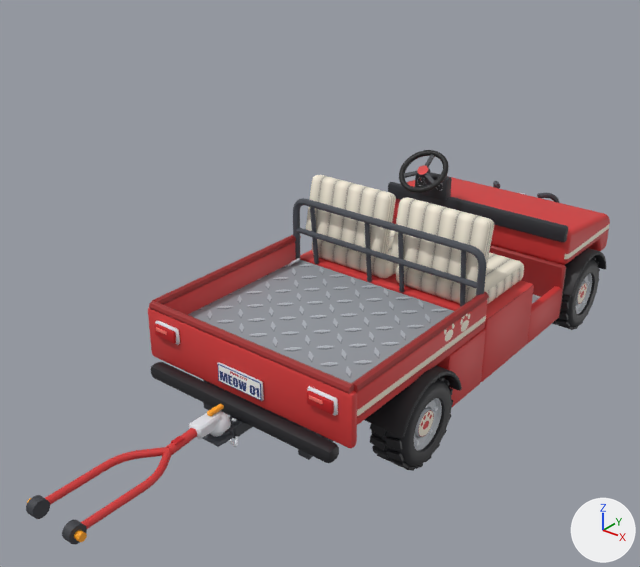
Before and after pictures for a commit that changed the FBX model assets/caddy/caddy.fbx.
Camera for both pictures: a 50 mm camera at (9.12, -14.39, 9.9) aimed at (-0.33, -2.59, 2.59). Arrows for +X, +Y and +Z are at lower right; the lights stay in place. The picture after the commit comes second.

Before the edit, the objects in view are built like this:
```python
me_steeringwheel = bpy.data.meshes.new('SteeringWheel')
me_steeringwheel.from_pydata(...)  # 424 vertices, 400 faces; spans x -0.585..0.585, y -0.473..0.473, z -0.385..0.385
me_steeringwheel.materials.append(mat_caddymat)  # picture img_caddy_texture_red_png
me_towbar = bpy.data.meshes.new('TowBar')
me_towbar.from_pydata(...)  # 606 vertices, 558 faces; spans x -0.6..0.6, y -1.8..1.8, z -0.18..0.18
me_towbar.materials.append(mat_caddymat)  # picture img_caddy_texture_red_png
me_wheelfr = bpy.data.meshes.new('WheelFR')
me_wheelfr.from_pydata(...)  # 1564 vertices, 1586 faces; spans x -0.38..0.38, y -0.87..0.87, z -0.87..0.87
me_wheelfr.materials.append(mat_caddymat)  # picture img_caddy_texture_red_png
ob_steeringwheel = bpy.data.objects.new('SteeringWheel', me_steeringwheel)
ob_steeringwheel.location = (-1.06, 2.08, 3.42)
ob_towbar = bpy.data.objects.new('TowBar', me_towbar)
ob_towbar.location = (0.0, -7.34, 1.41)
ob_wheelfr = bpy.data.objects.new('WheelFR', me_wheelfr)
ob_wheelfr.location = (2.15, 3.55, 0.85)
# also in view: 'WheelRR' at (2.15, -3.05, 0.85); 'Body' at (0.0, -0.03, 2.18)
```
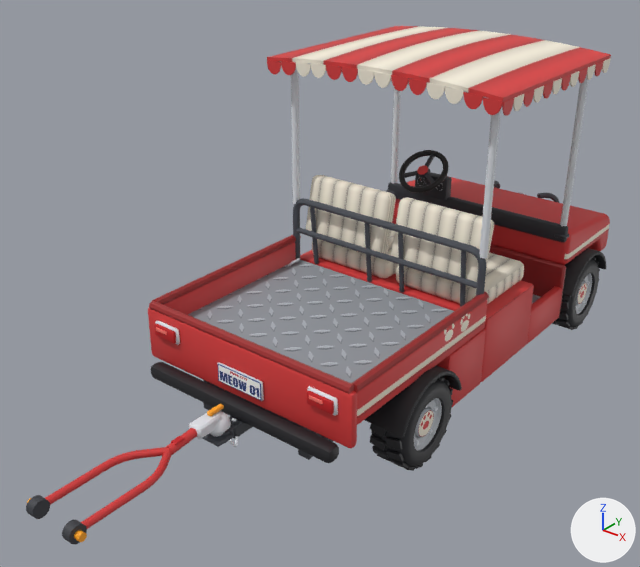
Diff of the bpy script that builds the scene:
```diff
--- a/assets/caddy/caddy.fbx.py
+++ b/assets/caddy/caddy.fbx.py
@@ me_canopy @@
+me_canopy.from_pydata(...)  # 1780 vertices, 1370 faces; spans x -2.56..2.56, y -2.21..2.21, z -2.03..2.03
+me_canopy.materials.append(mat_caddymat)  # picture img_caddy_texture_red_png
@@ ob_canopy @@
+ob_canopy = bpy.data.objects.new('Canopy', me_canopy)
+ob_canopy.location = (0.0, 0.75, 4.53)
```

Where the change shows, as pixel boxes [x1, y1, x2, y2] in the pictures (640 x 567 px):
'Canopy', added
    after: [267, 26, 611, 258]
